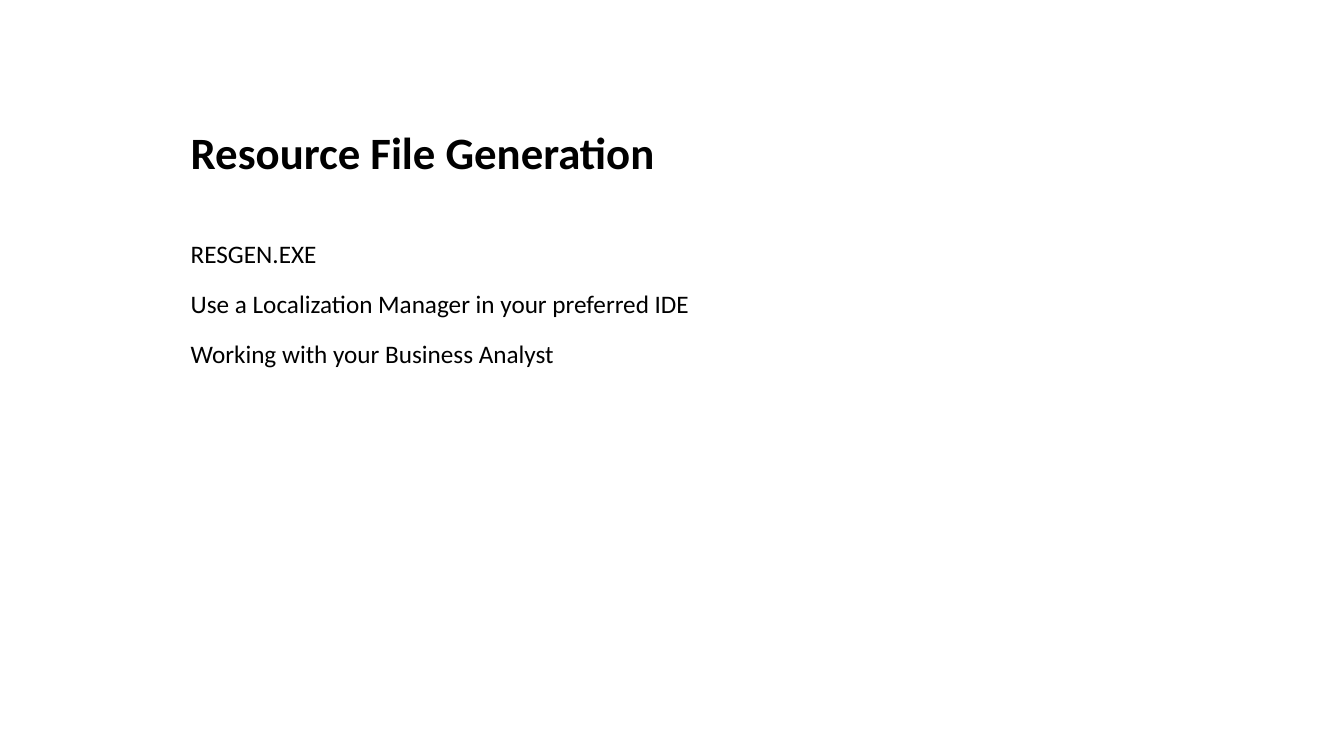
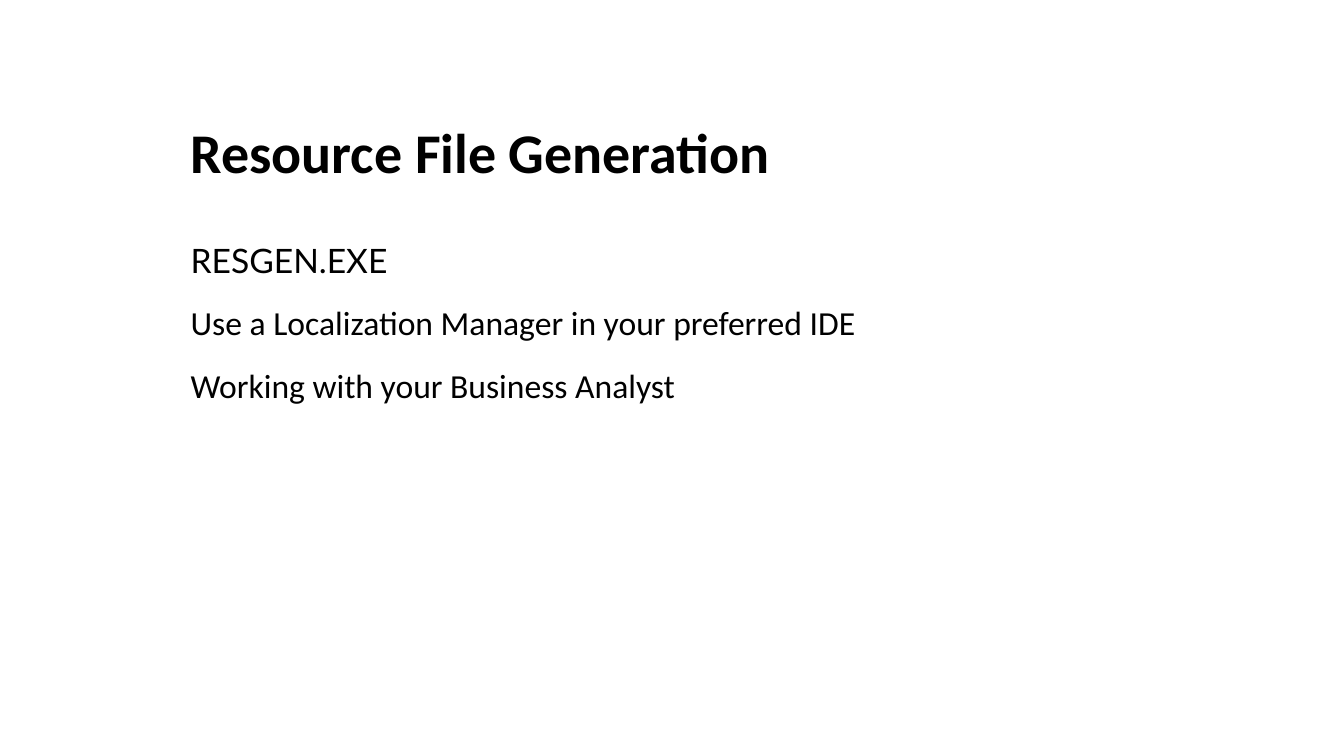
Before and after one commit to cwoodruff/ASPNETCore-I18n, a slide deck: slide 11 of Globalizing Your ASP.NET 8 Presence.pptx. Drawn at 1344x756 pixels with LibreOffice and Linux fonts; fonts in the diff are those of the drawing. Boxes give left, top, right and bottom in pixels: in the first picture for what was removed or moved away, otherwise in the second. Text is boxed around its words. In the diff, an @@ line names an element or a change of style, - is before the commit and + after.

```diff
--- a/Globalizing Your ASP.NET 8 Presence.pptx
+++ b/Globalizing Your ASP.NET 8 Presence.pptx
@@ title "Resource File Generation" at box(191, 133, 769, 174): size 32 to 40 pt @@
@@ text "RESGEN.EXE" at box(191, 248, 856, 404): size 18 to 24 pt; font Calibri to Lato in "RESGEN.EXE" @@
```
Also in this commit, not shown: 23 other slides changed.
